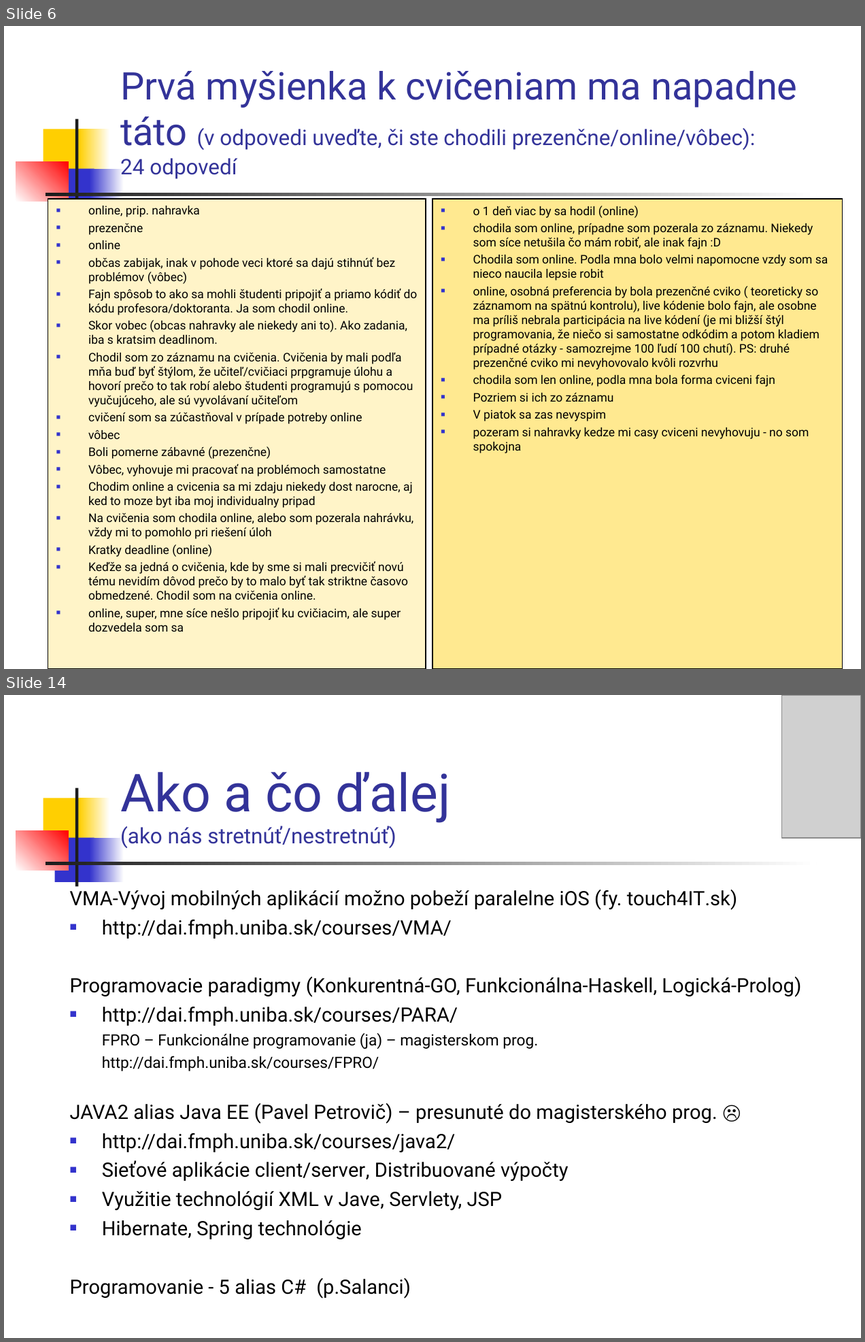
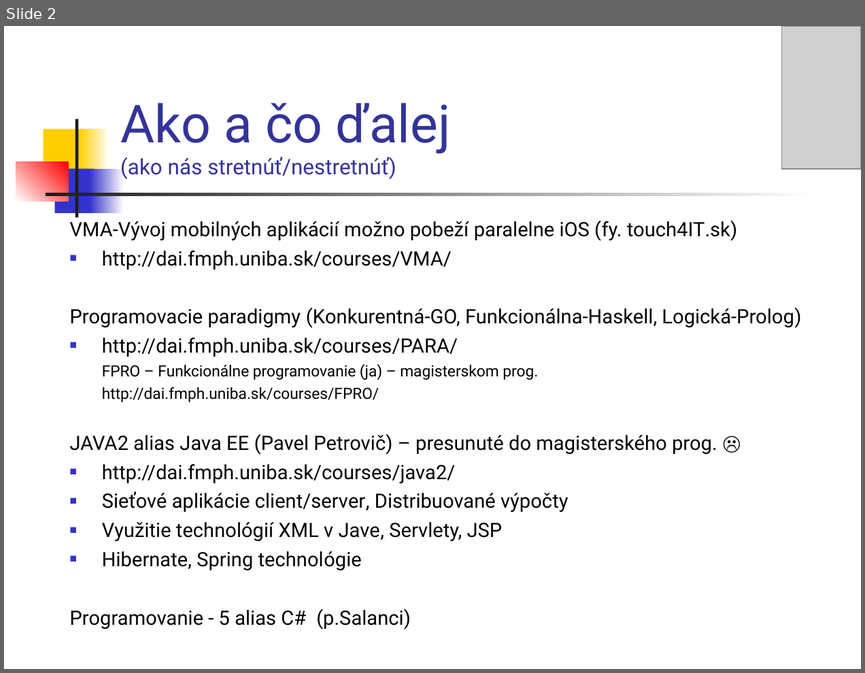
Before and after one commit to Programovanie4/Prednasky, a slide deck: 13/grandfinale.ppt. Shown one above the other, each under a label of ours: slides 6 and 14 before the commit, slide 2 after it; the slides between them are not shown. The pictures are 865x1342 and 865x673 pixels, drawn with LibreOffice and Linux fonts; fonts in the diff are those of the drawing; grey boxes stand for pictures. Boxes give left, top, right and bottom in pixels: in the first picture for what was removed or moved away, otherwise in the second. Text is boxed around its words. In the diff, an @@ line names an element or a change of style, - is before the commit and + after.

```diff
--- a/13/grandfinale.ppt
+++ b/13/grandfinale.ppt
@@ slide 6 removed at [4, 26, 861, 669], background #FFFFFF; not listed: 7 template elements that a slide beside it also shows @@
@@ title removed at [120, 71, 797, 179] @@
-Prvá myšienka k cvičeniam ma napadne táto (v odpovedi uveďte, či ste chodili prezenčne/online/vôbec):
-24 odpovedí
@@ rectangle removed at [48, 199, 426, 669] @@
-■ online, prip. nahravka
-■ prezenčne
-■ online
-■ občas zabijak, inak v pohode veci ktoré sa dajú stihnúť bez problémov (vôbec)
-■ Fajn spôsob to ako sa mohli študenti pripojiť a priamo kódiť do kódu profesora/doktoranta. Ja som chodil online.
-■ Skor vobec (obcas nahravky ale niekedy ani to). Ako zadania, iba s kratsim deadlinom.
-■ Chodil som zo záznamu na cvičenia. Cvičenia by mali podľa mňa buď byť štýlom, že učiteľ/cvičiaci prpgramuje úlohu a hovorí prečo to tak robí alebo študenti programujú s pomocou vyučujúceho, ale sú vyvolávaní učiteľom
-■ cvičení som sa zúčastňoval v prípade potreby online
-■ vôbec
-■ Boli pomerne zábavné (prezenčne)
-■ Vôbec, vyhovuje mi pracovať na problémoch samostatne
-■ Chodim online a cvicenia sa mi zdaju niekedy dost narocne, aj ked to moze byt iba moj individualny pripad
-■ Na cvičenia som chodila online, alebo som pozerala nahrávku, vždy mi to pomohlo pri riešení úloh
-■ Kratky deadline (online)
-■ Keďže sa jedná o cvičenia, kde by sme si mali precvičiť novú tému nevidím dôvod prečo by to malo byť tak striktne časovo obmedzené. Chodil som na cvičenia online.
-■ online, super, mne síce nešlo pripojiť ku cvičiacim, ale super dozvedela som sa
@@ rectangle removed at [432, 199, 842, 669] @@
-■ o 1 deň viac by sa hodil (online)
-■ chodila som online, prípadne som pozerala zo záznamu. Niekedy som síce netušila čo mám robiť, ale inak fajn :D
-■ Chodila som online. Podla mna bolo velmi napomocne vzdy som sa nieco naucila lepsie robit
-■ online, osobná preferencia by bola prezenčné cviko ( teoreticky so záznamom na spätnú kontrolu), live kódenie bolo fajn, ale osobne ma príliš nebrala participácia na live kódení (je mi bližší štýl programovania, že niečo si samostatne odkódim a potom kladiem prípadné otázky - samozrejme 100 ľudí 100 chutí). PS: druhé prezenčné cviko mi nevyhovovalo kvôli rozvrhu
-■ chodila som len online, podla mna bola forma cviceni fajn
-■ Pozriem si ich zo záznamu
-■ V piatok sa zas nevyspim
-■ pozeram si nahravky kedze mi casy cviceni nevyhovuju - no som spokojna
@@ what was slide 14 is now slide 2 @@
```
Also in this commit, not shown: 1 slide changed, 1 slide added, 12 other slides removed, 4 other files.
